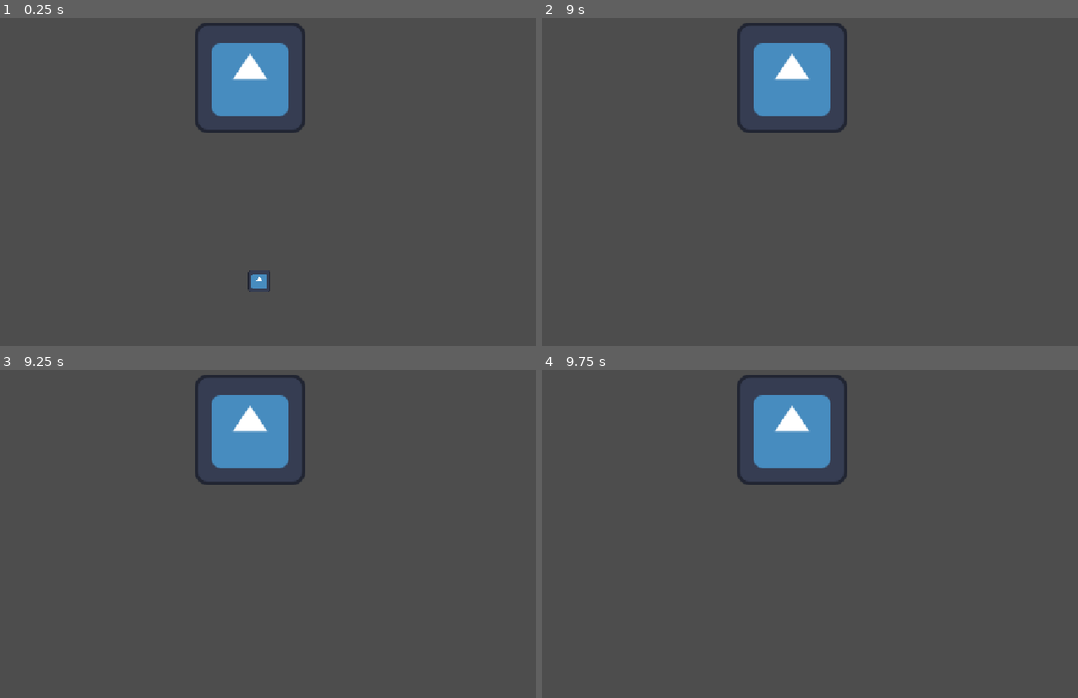
Above: before the commit, frames 1-4 (two rows, left to right).
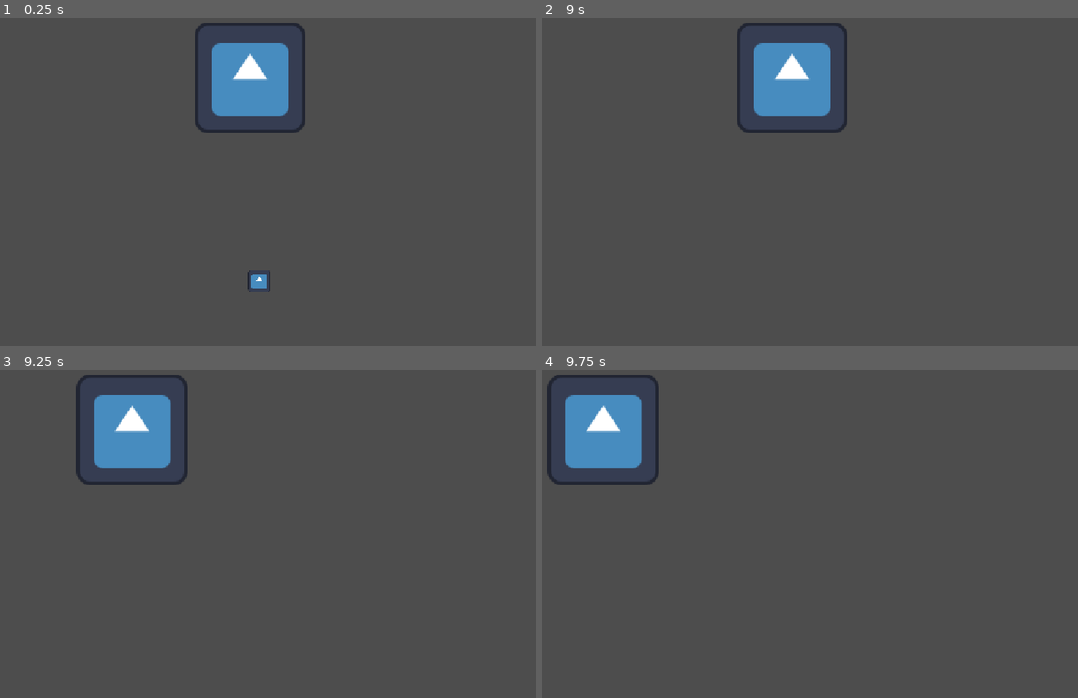
Above: after the commit, the same moments.

Repository: jet1211466/boss-fight-game
Game: Godot game, scene res://scenes/bossfight.tscn
The game is run twice, just before and just after one commit, with the same random seed, the same clock (stepped at 60 frames per second) and the same inputs. The engine's default icon, where the game draws it, is replaced by a stand-in: a white triangle on a blue panel in a dark square.
Inputs:
- Up to frame 1 (0.25 s): no input
- Up to frame 2 (9 s): tap Enter at 0.5, 2.75, 6.5 s; hold Right (right) 0.53-1.28 s; hold Down (down) 1.28-2.03 s; tap Space at 2, 5.75, 8.75 s; hold Right (right) 2.03-2.78 s; hold Up (up) 2.78-3.53 s; hold Left (left) 3.53-5.03 s; hold Down (down) 5.03-5.78 s; hold Right (right) 5.78-6.53 s; hold Up (up) 6.53-7.28 s; hold Right (right) 7.28-8.03 s; hold Down (down) 8.03-8.78 s; hold Left (left) from 8.78 s (still down)
- Up to frame 3 (9.25 s): keep holding Left (left)
- Up to frame 4 (9.75 s): release Left (left) at 9.53 s; hold Up (up) from 9.53 s (still down)

Frames 1-2 are identical in both runs. In frame 3, 8.0% of the frame differs, in the area x 14-57%, y 1-36%; in frame 4, 8.0%.

Commit message:
tween done, ordering and timing needs fixing

Diff:
--- a/scenes/boss.tscn
+++ b/scenes/boss.tscn
@@ -26,6 +26,9 @@
 texture = ExtResource("3_jncid")
 script = ExtResource("4_qnbj4")
 
-[node name="Timer" type="Timer" parent="." unique_id=1289170562]
-wait_time = 4.0
+[node name="bossAttackTimer" type="Timer" parent="." unique_id=1289170562]
+wait_time = 3.0
 autostart = true
+
+[node name="bossMovementTimer" type="Timer" parent="." unique_id=1823280866]
+one_shot = true
--- a/scripts/boss.gd
+++ b/scripts/boss.gd
@@ -5,7 +5,7 @@
 
 
 func _ready() -> void:
-	$Timer.timeout.connect(onTimerTimeout)
+	$bossAttackTimer.timeout.connect(onTimerTimeout)
 
 
 func _physics_process(_delta: float) -> void:
@@ -31,27 +31,77 @@
 
 func leftBlade():
 	print("left blade")
+	var tween = create_tween()
+	var spawn_pos = global_position - Vector2(250, 350)
 	var blade = BLADE.instantiate()
+	var beam = $warningBeam
+	var movementTimer = $bossMovementTimer
+
+
+	tween.tween_property(self, "position:x", 826, 0.4)
+	movementTimer.start()
+	await movementTimer.timeout
+	tween = create_tween()
+	tween.tween_property(self, "position:x", 576, 0.4)
+
 	get_tree().current_scene.add_child(blade)
-	blade.global_position = global_position + Vector2(250, 0) - Vector2(0, 350)
-	$warningBeam.beamAnimation()
-	$warningBeam.global_position = global_position + Vector2(250, 100)
+	blade.global_position = spawn_pos
+
+	beam.top_level = true
+	beam.global_position = spawn_pos
+	beam.beamAnimation()
 
 func rightBlade():
 	print("right blade")
+	var tween = create_tween()
+	var spawn_pos = global_position + Vector2(250, 0) - Vector2(0, 350)
 	var blade = BLADE.instantiate()
+	var beam = $warningBeam
+	var movementTimer = $bossMovementTimer
+
+
+	tween.tween_property(self, "position:x", 250, 0.4)
+	movementTimer.start()
+	await movementTimer.timeout
+	tween = create_tween()
+	tween.tween_property(self, "position:x", 576, 0.4)
+
 	get_tree().current_scene.add_child(blade)
-	blade.global_position = global_position - Vector2(250, 350)
-	$warningBeam.beamAnimation()
-	$warningBeam.global_position = global_position - Vector2(250, 0) + Vector2(0, 100)
+	blade.global_position = spawn_pos
+
+	beam.top_level = true
+	beam.global_position = spawn_pos
+	beam.beamAnimation()
 
 func middleBlade():
 	print("middle blade")
+	var tween = create_tween()
+	var left_or_right = randi_range(0, 1)
+	var spawn_pos = global_position - Vector2(0, 350)
 	var blade = BLADE.instantiate()
+	var beam = $warningBeam
+	var movementTimer = $bossMovementTimer
+
+	if left_or_right == 0:
+		tween.tween_property(self, "position:x", 250, 0.4)
+		movementTimer.start()
+		await movementTimer.timeout
+		tween = create_tween()
+		tween.tween_property(self, "position:x", 576, 0.4)
+	elif left_or_right == 1:
+		tween.tween_property(self, "position:x", 826, 0.4)
+		movementTimer.start()
+		await movementTimer.timeout
+		tween = create_tween()
+		tween.tween_property(self, "position:x", 576, 0.4)
+
+
 	get_tree().current_scene.add_child(blade)
-	blade.global_position = global_position - Vector2(0, 350)
-	$warningBeam.beamAnimation()
-	$warningBeam.global_position = global_position + Vector2(0, 100)
+	blade.global_position = spawn_pos
+
+	beam.top_level = true
+	beam.global_position = spawn_pos
+	beam.beamAnimation()
 
 func bladeRain():
 	print("blade rain")
